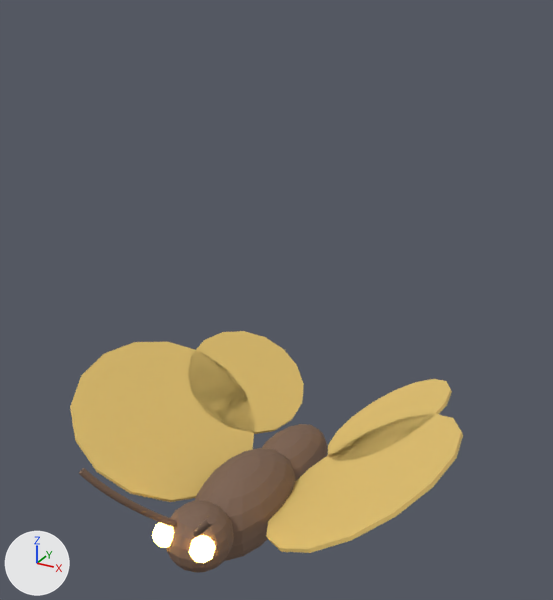
An edit to the Blender file bramblecrown/source-art/rotmoth.blend, drawn before and after from the same camera.
One viewpoint serves both versions: a 50 mm camera at (0.829, -1.339, 1.244) aimed at (0.017, 0.137, 0.506). The axes (+X, +Y, +Z) are drawn at lower left. The lights are the same throughout. The first picture is the older version.

In view in the first picture: 'rotmoth_body', 'wing_L0', 'wing_L1', 'wing_R0', 'wing_R1'.
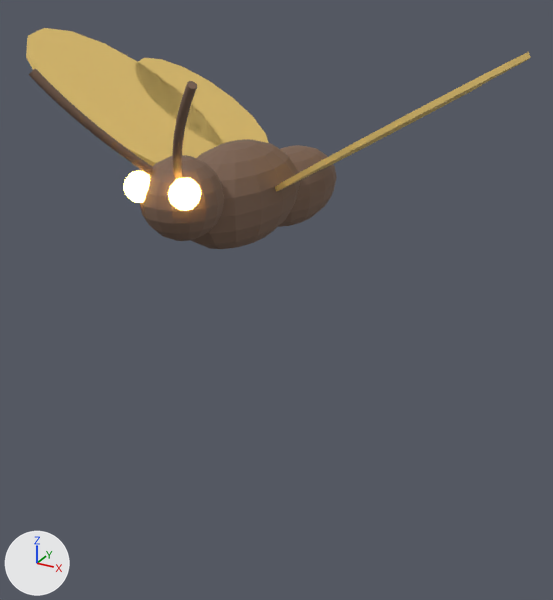
Location of each change, (x1, y1, x2, y2) in pixels of the pictures (553 x 600 px; the box of a moved part takes in the faces that stretch with it):
```json
{"object": "wing_L0", "change": "rescaled, moved", "before": [70, 342, 255, 502], "after": [26, 28, 223, 166]}
{"object": "rotmoth_body", "change": "reshaped, rescaled", "before": [79, 424, 328, 573], "after": [29, 68, 337, 249], "on screen": "24% wider, 21% taller"}
{"object": "wing_R0", "change": "rescaled, moved", "before": [266, 414, 463, 553], "after": [275, 52, 531, 191], "on screen": "30% wider"}
{"object": "wing_L1", "change": "rescaled, moved", "before": [187, 331, 304, 434], "after": [135, 58, 268, 145]}
{"object": "wing_R1", "change": "rescaled, moved", "before": [328, 379, 452, 461], "after": [321, 85, 482, 170], "on screen": "30% wider"}
{"part": 1, "of": "me_sphere", "change": "added", "after": [191, 139, 300, 249], "on screen": "brown"}
{"part": 2, "of": "me_sphere", "change": "added", "after": [278, 145, 337, 227], "on screen": "brown"}
{"part": 3, "of": "me_sphere", "change": "added", "after": [140, 155, 224, 241], "on screen": "brown"}
{"part": 4, "of": "me_sphere", "change": "added", "after": [123, 171, 150, 203]}
{"part": 5, "of": "me_sphere", "change": "added", "after": [168, 178, 201, 211]}
{"part": 6, "of": "me_sphere", "change": "moved or reshaped", "before": [80, 468, 177, 527], "after": [29, 68, 153, 174]}
{"part": 7, "of": "me_sphere", "change": "moved or reshaped", "before": [207, 516, 215, 524], "after": [187, 81, 197, 89]}
{"part": 8, "of": "me_sphere", "change": "moved or reshaped", "before": [193, 519, 213, 536], "after": [172, 85, 197, 179]}
{"part": 9, "of": "me_sphere", "change": "deleted", "before": [195, 448, 296, 561], "on screen": "brown"}
{"part": 10, "of": "me_sphere", "change": "deleted", "before": [166, 500, 234, 573], "on screen": "brown"}
{"part": 11, "of": "me_sphere", "change": "deleted", "before": [262, 424, 328, 481], "on screen": "brown"}
{"part": 12, "of": "me_sphere", "change": "deleted", "before": [189, 535, 216, 563]}
{"part": 13, "of": "me_sphere", "change": "deleted", "before": [152, 523, 174, 548]}
```

Edits to the scene script, one JSON object a line:
```json
{"block": "me_sphere", "where": "# used by ob_rotmoth_body; location = (0.0, 0.0, 0.0); scale = (0.9, 1.6, 0.9)"}
{"op": "remove", "block": "me_sphere", "code": "me_sphere.from_pydata(...)  # 1146 vertices, 1168 faces; spans x -0.185..0.185, y -0.242..0.256, z -0.144..0.317"}
{"op": "add", "block": "me_sphere", "code": "me_sphere.from_pydata(...)  # 1146 vertices, 1168 faces; spans x -0.167..0.167, y -0.388..0.41, z 0.67..1.085"}
{"block": "me_sphere", "change": "me_sphere part 1: a new loose piece, a UV sphere (16 segments, 10 rings, poles along z) spanning x -0.108..0.108, y -0.192..0.192, z 0.692..0.908, in mat_moth_body (brown #7c6150)"}
{"block": "me_sphere", "change": "me_sphere part 2: a new loose piece, a UV sphere (16 segments, 10 rings, poles along z) spanning x -0.09..0.09, y 0.07..0.41, z 0.67..0.85, in mat_moth_body (brown #7c6150)"}
{"block": "me_sphere", "change": "me_sphere part 3: a new loose piece, a UV sphere (16 segments, 10 rings, poles along z) spanning x -0.08..0.08, y -0.28..-0.12, z 0.76..0.92, in mat_moth_body (brown #7c6150)"}
{"block": "me_sphere", "change": "me_sphere part 4: a new loose piece, a UV sphere (8 segments, 6 rings, poles along z) spanning x -0.08..-0.02, y -0.29..-0.23, z 0.84..0.9, in mat_eye_glow (yellow #ffda7c, glowing orange #ffce6c)"}
{"block": "me_sphere", "change": "me_sphere part 5: a new loose piece, a UV sphere (8 segments, 6 rings, poles along z) spanning x 0.02..0.08, y -0.29..-0.23, z 0.84..0.9, in mat_eye_glow (yellow #ffda7c, glowing orange #ffce6c)"}
{"block": "me_sphere", "change": "me_sphere part 6: the loose piece of 288 vertices spanning x -0.185..-0.025, y -0.242..-0.152, z 0.104..0.317 is scaled about its middle by (0.9, 1.6, 0.9), then moved by (0.011, -0.118, 0.779)"}
{"block": "me_sphere", "change": "me_sphere part 7: the loose piece of 12 vertices spanning x 0.171..0.185, y -0.242..-0.233, z 0.305..0.317 is scaled about its middle by (0.9, 1.6, 0.9), then moved by (-0.018, -0.142, 0.769)"}
{"block": "me_sphere", "change": "me_sphere part 8: the loose piece of 288 vertices spanning x 0.025..0.185, y -0.242..-0.152, z 0.104..0.317 is scaled about its middle by (0.9, 1.6, 0.9), then moved by (-0.011, -0.118, 0.779)"}
{"block": "me_sphere", "change": "me_sphere part 9: the loose piece of 146 vertices spanning x -0.12..0.12, y -0.12..0.12, z -0.12..0.12 is deleted"}
{"block": "me_sphere", "change": "me_sphere part 10: the loose piece of 146 vertices spanning x -0.089..0.089, y -0.175..-0.075, z -0.044..0.133 is deleted"}
{"block": "me_sphere", "change": "me_sphere part 11: the loose piece of 146 vertices spanning x -0.1..0.1, y 0.044..0.256, z -0.144..0.056 is deleted"}
{"block": "me_sphere", "change": "me_sphere part 12: the loose piece of 42 vertices spanning x 0.022..0.089, y -0.181..-0.144, z 0.044..0.111 is deleted"}
{"block": "me_sphere", "change": "me_sphere part 13: the loose piece of 42 vertices spanning x -0.089..-0.022, y -0.181..-0.144, z 0.044..0.111 is deleted"}
{"block": "me_sphere", "change": "other edits to the shape of me_sphere do not show in these pictures"}
{"op": "set", "path": "ob_rotmoth_body.scale", "old": "(0.9, 1.6, 0.9)", "new": "(1.0, 1.0, 1.0)"}
{"op": "set", "path": "ob_wing_l0.location", "old": "(-0.08, 0.0, 0.0)", "new": "(-0.08, 0.0, 0.82)"}
{"op": "set", "path": "ob_wing_l1.location", "old": "(-0.08, 0.0, 0.0)", "new": "(-0.08, 0.0, 0.82)"}
{"op": "set", "path": "ob_wing_r0.location", "old": "(0.08, 0.0, 0.0)", "new": "(0.08, 0.0, 0.82)"}
{"op": "set", "path": "ob_wing_r1.location", "old": "(0.08, 0.0, 0.0)", "new": "(0.08, 0.0, 0.82)"}
```
